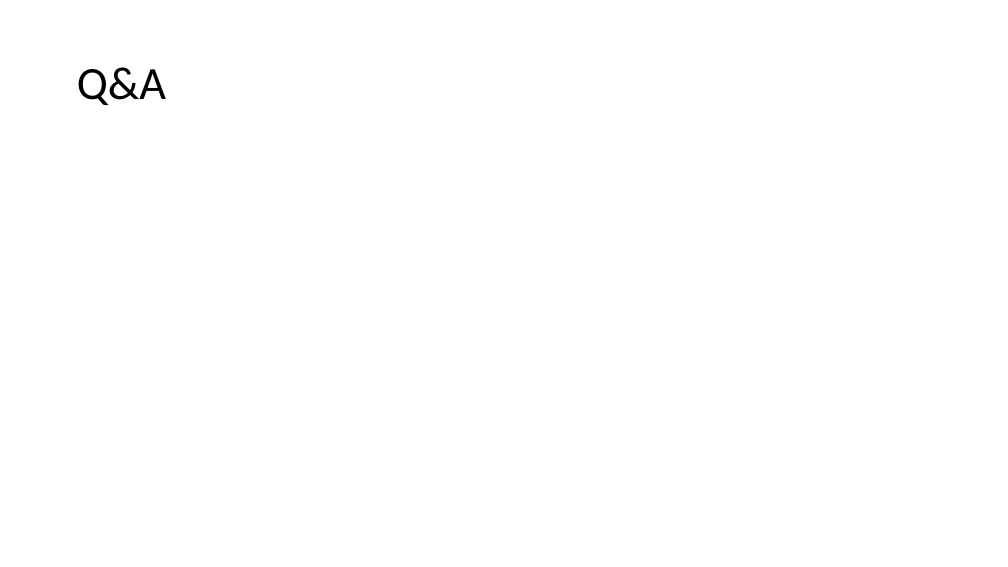
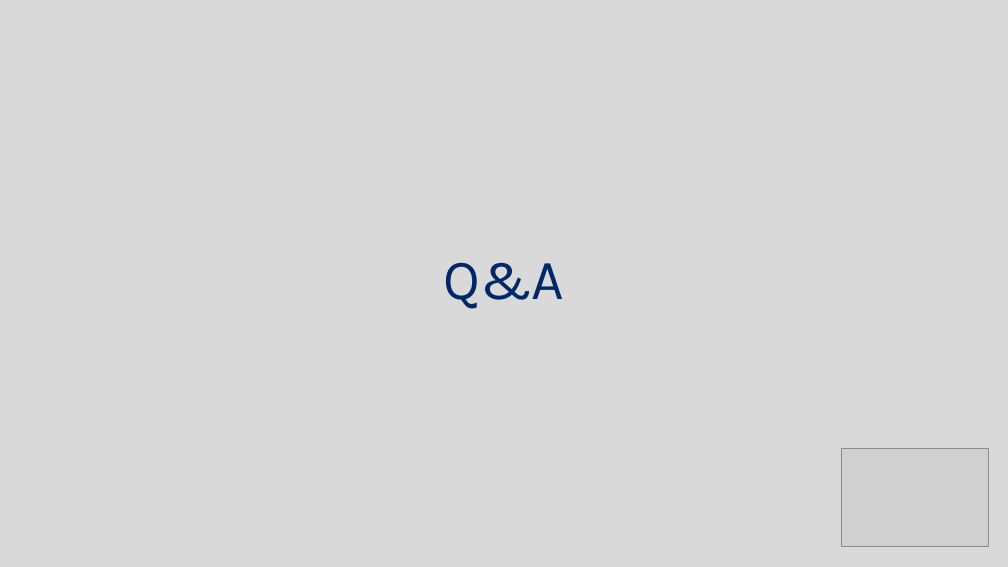
Before and after one commit to KelliDSmith/SMU_Project1_Group1, a slide deck: slide 20 of Group1 - Mixed Beverage Analysis.pptx (slide 16 before the commit). Drawn at 1008x567 pixels with LibreOffice and Linux fonts; fonts in the diff are those of the drawing; grey boxes stand for pictures. Boxes give left, top, right and bottom in pixels: in the first picture for what was removed or moved away, otherwise in the second. Text is boxed around its words. In the diff, an @@ line names an element or a change of style, - is before the commit and + after.

```diff
--- a/Group1 - Mixed Beverage Analysis.pptx
+++ b/Group1 - Mixed Beverage Analysis.pptx
@@ rectangle added at [0,0,1008,567], fill #D9D9D9 @@
@@ title "Q&A": place and size @@
-title "Q&A" at [77,67,166,105]
+title "Q&A" at [443,262,564,309]
@@ title "Q&A" at [443,262,564,309]: size 44 to 54 pt, font Calibri to Karla, text colour #000000 to #002768; alignment left to centre; vertical alignment middle to bottom @@
@@ picture added at [842,449,989,547] @@
```
Also in this commit, not shown: 2 other slides changed, 20 slides added, 13 slides removed.
